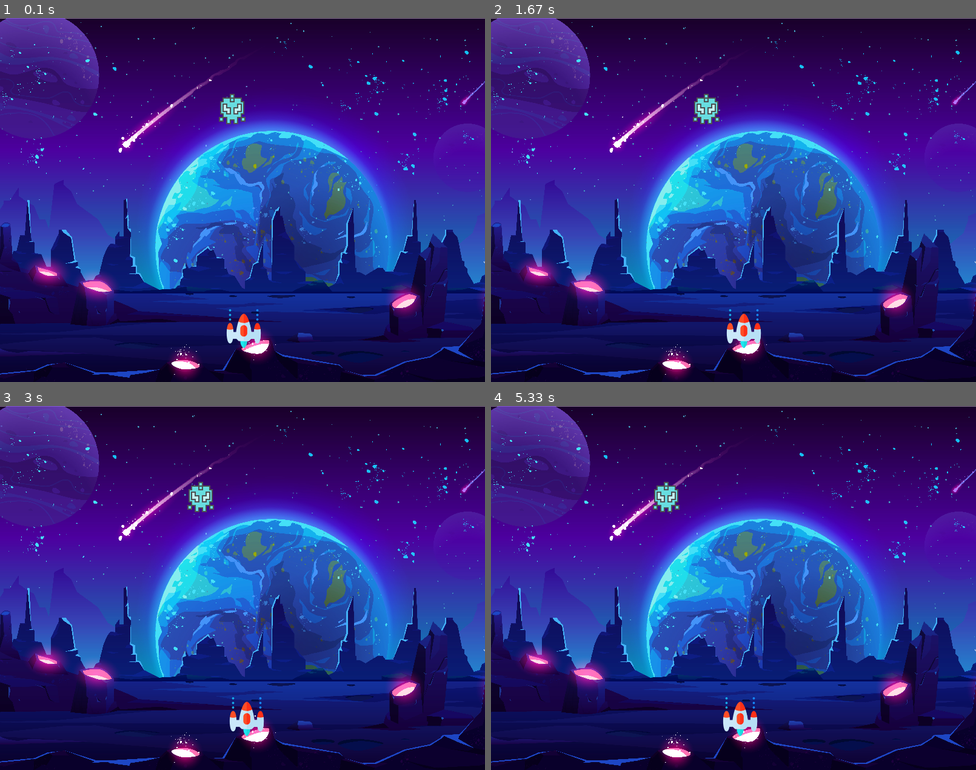
Above: before the commit, frames 1-4 (two rows, left to right).
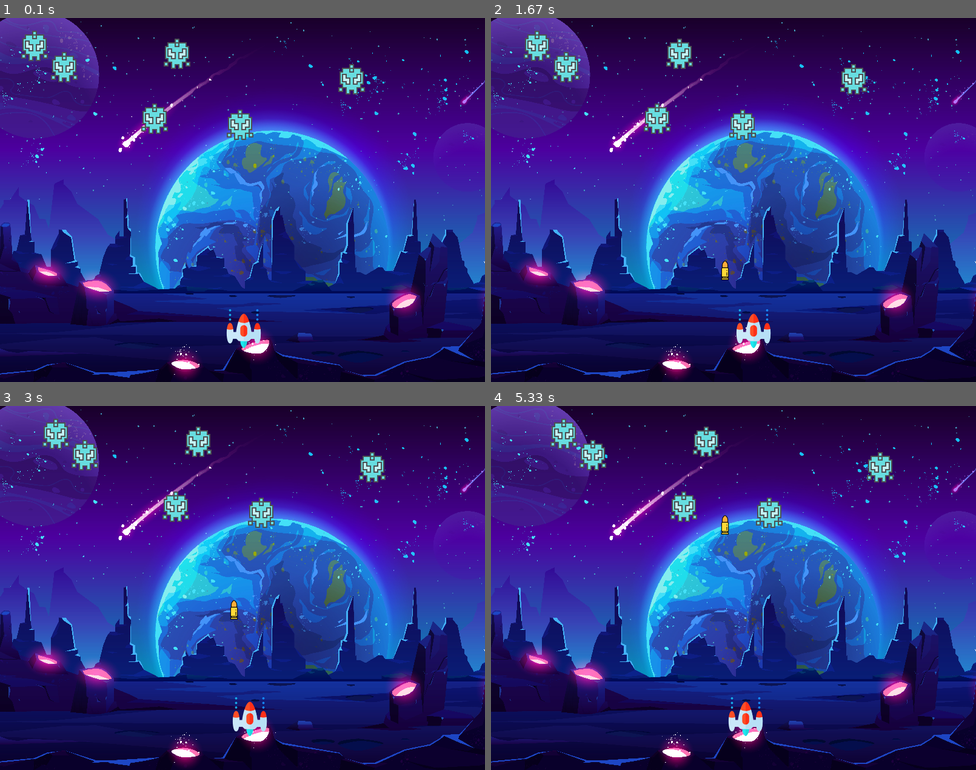
Above: after the commit, the same moments.

Repository: Parkar99/pygame_spaceinvaders
Game: pygame game, started from app.py
The game is run twice, just before and just after one commit, with the same random seed, the same clock (stepped at 60 frames per second) and the same inputs.
Inputs:
- Up to frame 1 (0.1 s): no input
- Up to frame 2 (1.67 s): tap Space at 0.33, 0.73, 1.03, 1.23, 1.53 s; hold D 0.67-1.13 s; tap  at 0.82, 1.32 s; hold D 1.17-1.63 s
- Up to frame 3 (3 s): hold A 1.67-2.2 s; tap Space at 1.73, 2.03, 2.3, 2.6, 2.73 s; hold A 2.23-2.63 s; tap  at 2.38, 2.82 s; hold D from 2.67 s (still down)
- Up to frame 4 (5.33 s): tap Space at 3.03, 3.4, 3.7, 3.9, 4.2, 4.4, 4.7, 4.9, 5.2 s; release D at 3.3 s; hold A 3.33-3.8 s; hold D 3.83-4.3 s; tap  at 3.98, 4.48 s; hold D 4.33-4.8 s; hold A from 4.83 s (still down)

The runs differ from the first frame. In frame 1, 3.8% of the frame differs, in the area x 0-100%, y 0-98%; in frame 2, 4.5%; in frame 3, 4.3%; in frame 4, 4.4%.

Commit message:
Basic multiple enemy implementation

Diff:
--- a/app.py
+++ b/app.py
@@ -1,11 +1,28 @@
+from pygame import *
+
 import random
-
-from pygame import *
+import math
 
 
 # Direction Enum
 class Direction:
     LEFT, RIGHT = range(2)
+
+
+# Bullet State Enum
+class BulletState:
+    READY, FIRED = range(2)
+
+
+# Enemy class
+class Enemy:
+    def __init__(self, image, x, y, x_speed, y_speed, move_direction):
+        self.image = image
+        self.x = x
+        self.y = y
+        self.x_speed = x_speed
+        self.y_speed = y_speed
+        self.move_direction = move_direction
 
 
 # Initialize PyGame
@@ -18,7 +35,7 @@
 screen_img = image.load('images/background.jpg')
 screen_img = transform.scale(
     screen_img,
-    (int(screen_y * screen_img.get_width() / screen_img.get_height()), screen_y),
+    (int(screen_y * screen_img.get_width() / screen_img.get_height()), screen_y + 1),
 )
 
 # Window title and icon
@@ -33,18 +50,58 @@
 player_img = image.load('images/player.png')
 player_x = 370
 player_y = 480
-player_speed = 0.3
-player_x_move_by = 0
+player_speed = 0.6
 
 # Enemy
+enemies = []
+
 enemy_img = image.load('images/enemy.png')
-enemy_x = random.randint(0, screen_x - 64)
-enemy_y = random.randint(0, 150)
-enemy_x_speed = 0.3
-enemy_y_speed = 10
-enemy_move_direction = Direction.LEFT
-enemy_x_move_by = 0
-enemy_y_move_by = 0
+# enemy_x = random.randint(0, screen_x - 64)
+# enemy_y = random.randint(0, 150)
+enemy_x_speed = 0.2
+enemy_y_speed = 20
+# enemy_move_direction = random.randint(0, 1)
+number_of_enemies = 6
+
+for _ in range(number_of_enemies):
+    enemies.append(
+        Enemy(
+            enemy_img,
+            random.randint(0, screen_x - 64),
+            random.randint(0, 150),
+            enemy_x_speed,
+            enemy_y_speed,
+            random.randint(0, 1),
+        )
+    )
+
+# Bullet
+bullet_img = image.load('images/bullet.png')
+bullet_x = player_x
+bullet_y = player_y
+bullet_speed = 1
+bullet_state = BulletState.READY
+
+score = 0
+
+
+def reset_enemy(index):
+    global enemies
+
+    enemies[index].x = random.randint(0, screen_x - 64)
+    enemies[index].y = random.randint(0, 150)
+    enemies[index].move_direction = random.randint(0, 1)
+
+
+def distance(x1, x2, y1, y2) -> float:
+    return math.sqrt(((x2 - x1) ** 2) + ((y2 - y1) ** 2))
+
+
+def detect_collision(bx, by, ex, ey) -> bool:
+    if distance(bx + 16, ex + 32, by, ey + 32) < 25:
+        return True
+
+    return False
 
 
 def move_player(x, y, speed) -> tuple:
@@ -81,38 +138,96 @@
 
 def draw_player(x, y) -> None:
     ''' Draws player '''
-    screen.blit(player_img, (x, y))
+    screen.blit(player_img, (int(x), int(y)))
 
 
 def draw_enemy(x, y) -> None:
     ''' Draws enemy '''
-    screen.blit(enemy_img, (x, y))
-
-
-def is_close_event() -> bool:
+    screen.blit(enemy_img, (int(x), int(y)))
+
+
+def is_close_event(events) -> bool:
     ''' Returns whether close event was triggered '''
-    for e in event.get():
+    for e in events:
         if e.type == QUIT:
             return True
     return False
 
 
+def reset_bullet():
+    global bullet_state
+    global bullet_y
+
+    bullet_state = BulletState.READY
+    bullet_y = player_y
+
+
+def check_for_shoot_and_update_bullet(events):
+    ''' Checks if player has shot a bullet '''
+
+    global bullet_state
+    global bullet_x
+    global bullet_y
+
+    for e in events:
+        if e.type == KEYDOWN:
+            if e.key == K_SPACE:
+                if bullet_state == BulletState.READY:
+                    bullet_state = BulletState.FIRED
+                    bullet_x = player_x
+
+    if bullet_state == BulletState.FIRED:
+        if bullet_y > 0:
+            bullet_y -= bullet_speed
+        else:
+            reset_bullet()
+
+
 # Game Loop
 while not DONE:
+    events = event.get()
+
     # Close game if close event
-    DONE = is_close_event()
+    DONE = is_close_event(events)
 
     screen.fill((0, 0, 0))
-    screen.blit(screen_img, (-int((screen_img.get_width() - screen_x) / 2), 0))
-
-    # Player movement and drawing
+    screen.blit(screen_img, (-int((screen_img.get_width() - screen_x) / 2), -1))
+
+    # Bullet Logic
+    check_for_shoot_and_update_bullet(events)
+    if bullet_state == BulletState.FIRED:
+        screen.blit(bullet_img, (int(bullet_x), int(bullet_y)))
+
+    # Player Logic
     player_x, player_y = move_player(player_x, player_y, player_speed)
     draw_player(player_x, player_y)
 
-    # Enemy drawing
-    enemy_x, enemy_y, enemy_move_direction = move_enemy(
-        enemy_x, enemy_y, enemy_x_speed, enemy_move_direction
-    )
-    draw_enemy(enemy_x, enemy_y)
+    # Enemy Logic
+    for index, enemy in enumerate(enemies):
+        enemy.x, enemy.y, enemy.move_direction = move_enemy(
+            enemy.x, enemy.y, enemy.x_speed, enemy.move_direction
+        )
+        draw_enemy(enemy.x, enemy.y)
+
+        if detect_collision(bullet_x, bullet_y, enemy.x, enemy.y):
+            reset_bullet()
+            score += 1
+            reset_enemy(index)
+            print(score)
+            if score % 10 == 0:
+                enemies.append(
+                    Enemy(
+                        enemy_img,
+                        random.randint(0, screen_x - 64),
+                        random.randint(0, 150),
+                        enemy_x_speed,
+                        enemy_y_speed,
+                        random.randint(0, 1),
+                    )
+                )
+
+                for e in enemies:
+                    e.x_speed += 0.1
+                    e.y_speed += 0.2
 
     display.update()
